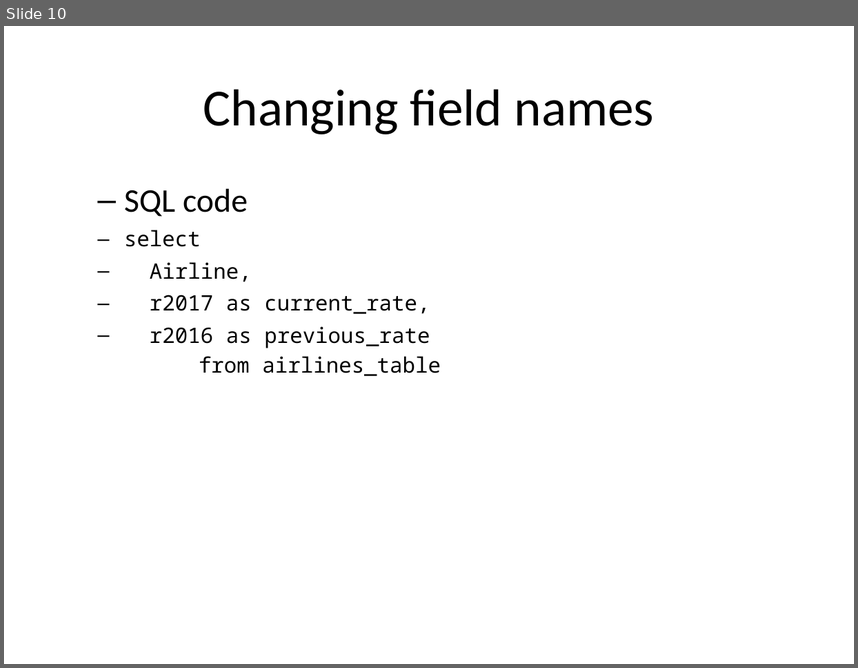
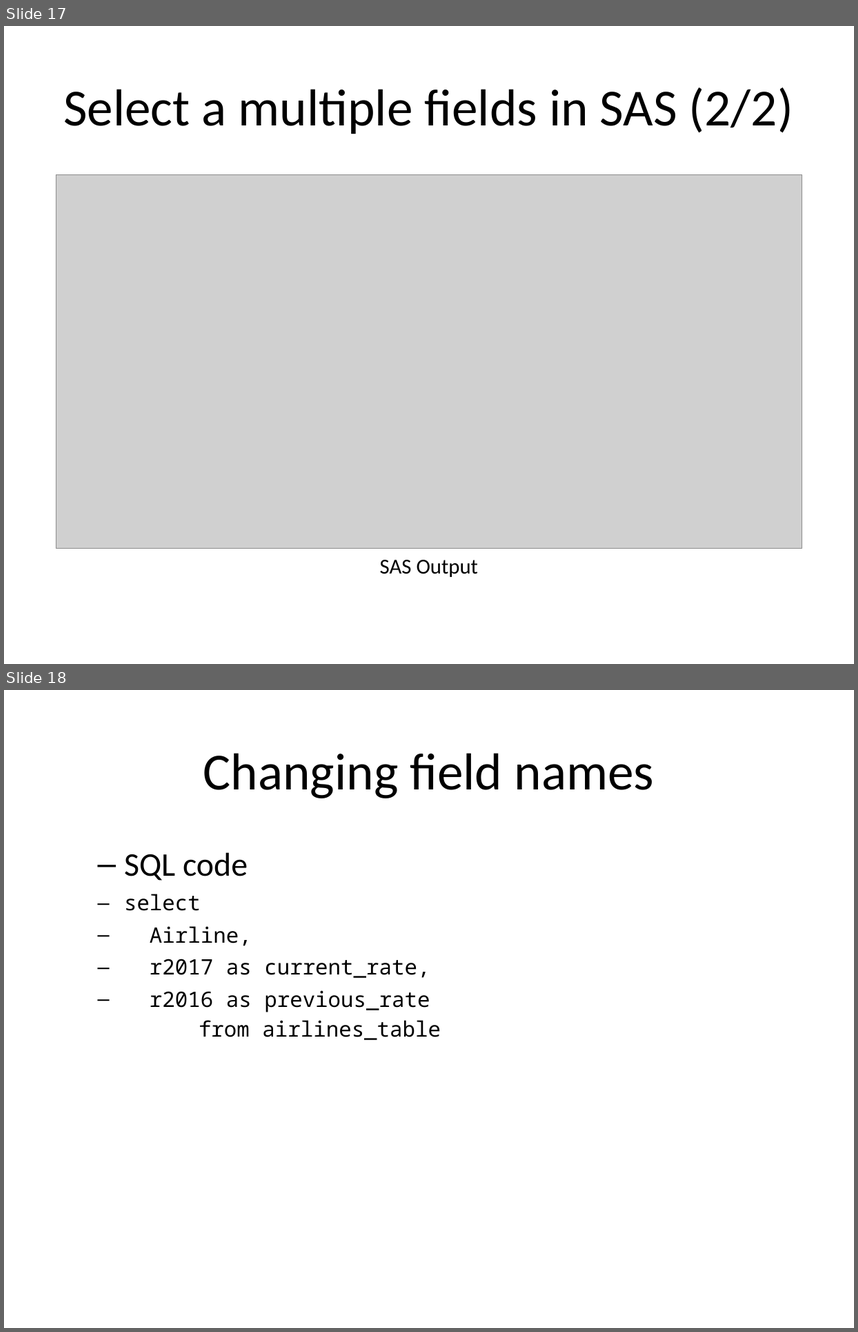
Before and after one commit to pmean/introduction-to-sql, a slide deck: src/select.pptx. Shown one above the other, each under a label of ours: slide 10 before the commit, slides 17 and 18 after it. The pictures are 858x668 and 858x1332 pixels, drawn with LibreOffice and Linux fonts; fonts in the diff are those of the drawing; grey boxes stand for pictures. Boxes give left, top, right and bottom in pixels: in the first picture for what was removed or moved away, otherwise in the second. Text is boxed around its words. In the diff, an @@ line names an element or a change of style, - is before the commit and + after.

```diff
--- a/src/select.pptx
+++ b/src/select.pptx
@@ slide 17 added at <box>4,26,854,664</box>, background #FFFFFF @@
@@ title added at <box>63,87,793,134</box>, 44 pt, text #000000 @@
+Select a multiple fields in SAS (2/2)
@@ picture added at <box>56,175,802,548</box> @@
@@ text added at <box>380,559,478,577</box>, 18 pt, text #000000 @@
+SAS Output
@@ what was slide 10 is now slide 18 @@
```
Also in this commit, not shown: 8 slides changed, 11 other slides added, 1 slide removed, 17 other files.
